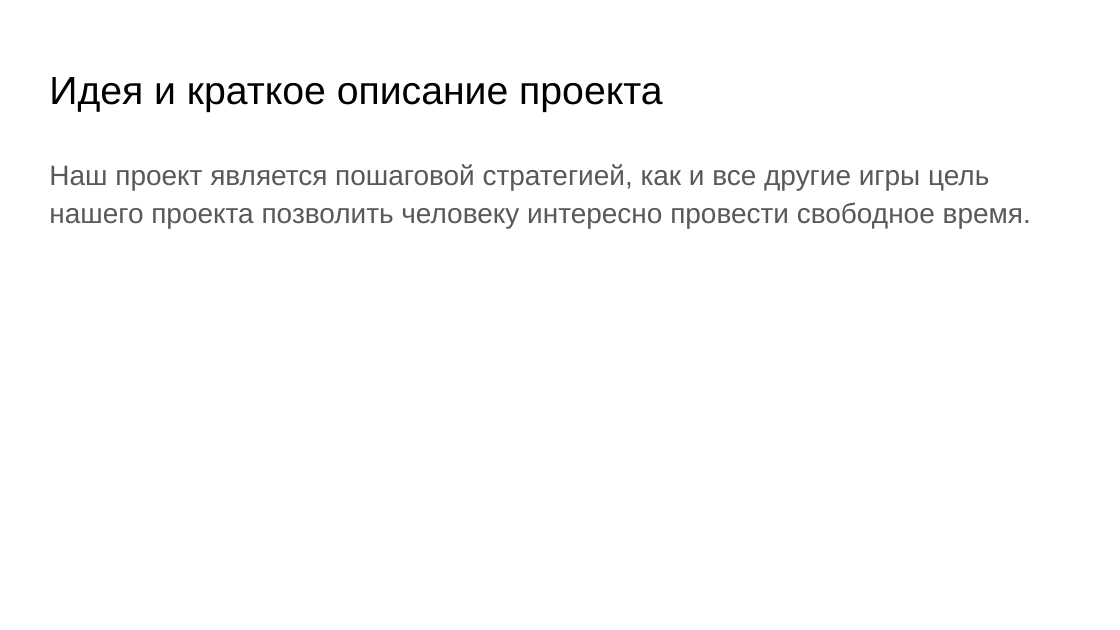
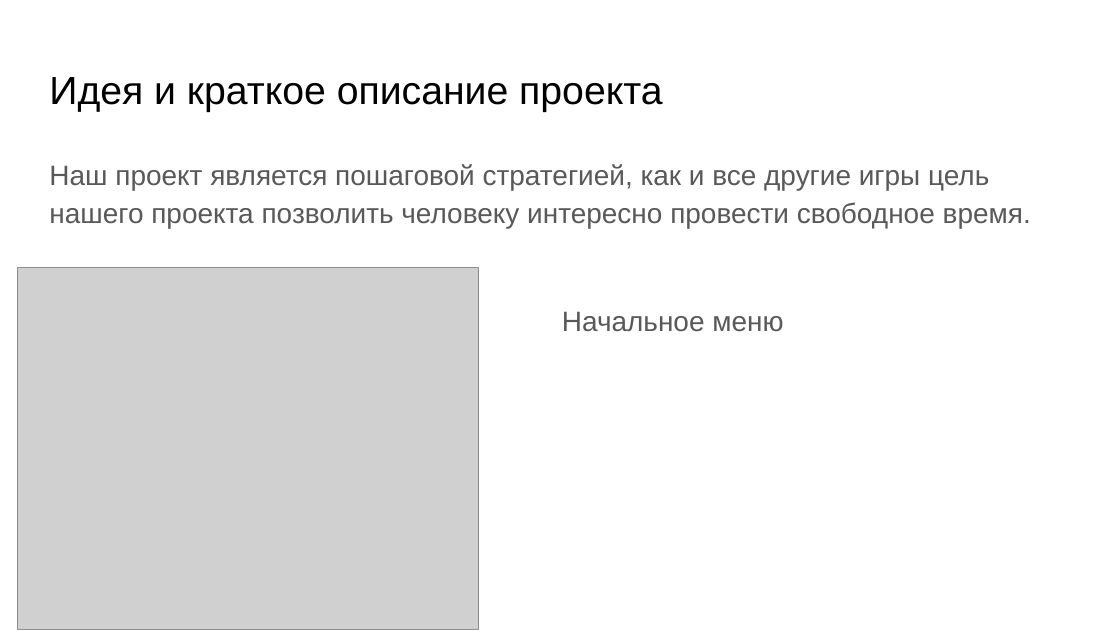
Before and after one commit to Railos/pygame-civilization, a slide deck: slide 2 of Презентация.pptx. Drawn at 1120x630 pixels with LibreOffice and Linux fonts; fonts in the diff are those of the drawing; grey boxes stand for pictures. Boxes give left, top, right and bottom in pixels: in the first picture for what was removed or moved away, otherwise in the second. Text is boxed around its words. In the diff, an @@ line names an element or a change of style, - is before the commit and + after.

Commit message:
little changes

```diff
--- a/Презентация.pptx
+++ b/Презентация.pptx
@@ picture added at (18,268,479,630) @@
@@ text added at (562,311,783,332), 18 pt, text #595959 @@
+Начальное меню
```
Also in this commit, not shown: 3 other slides changed.
